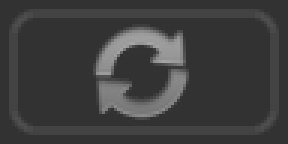
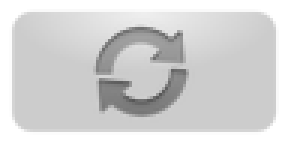
Layers edited between the first and the second 288 x 144 image:
renamed "Background" to "icon", moved it above "button" over [87, 18, 195, 126]
renamed "Frame" to "button", painted on it over [9, 9, 279, 135]
renamed "bg" to "background", hid it over [0, 0, 288, 144]
